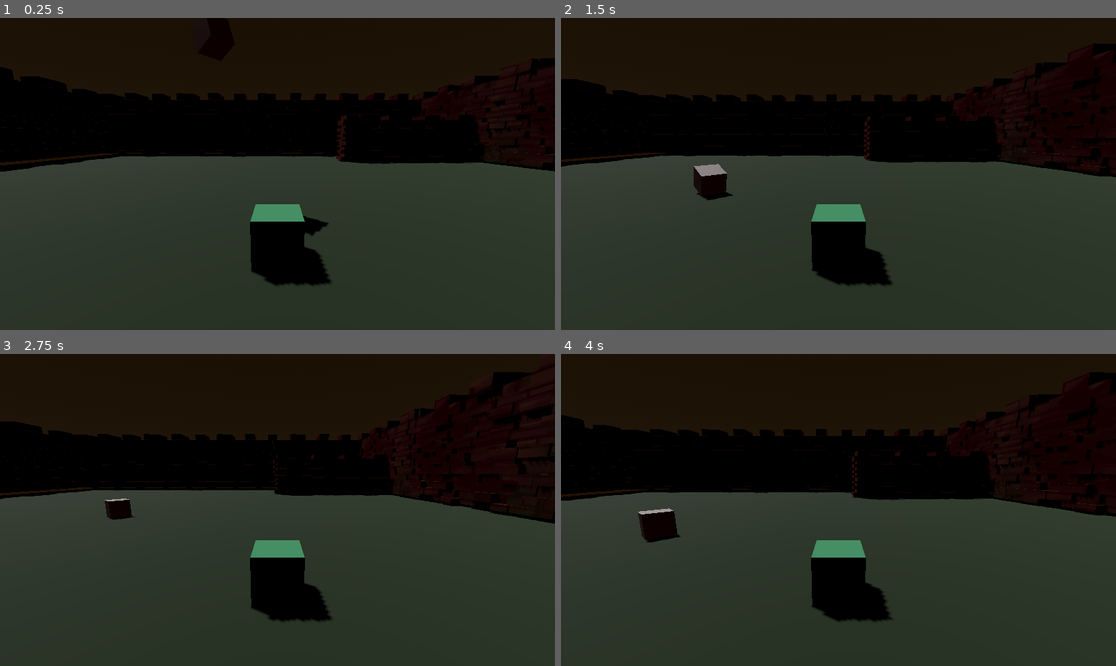
Above: before the commit, frames 1-4 (two rows, left to right).
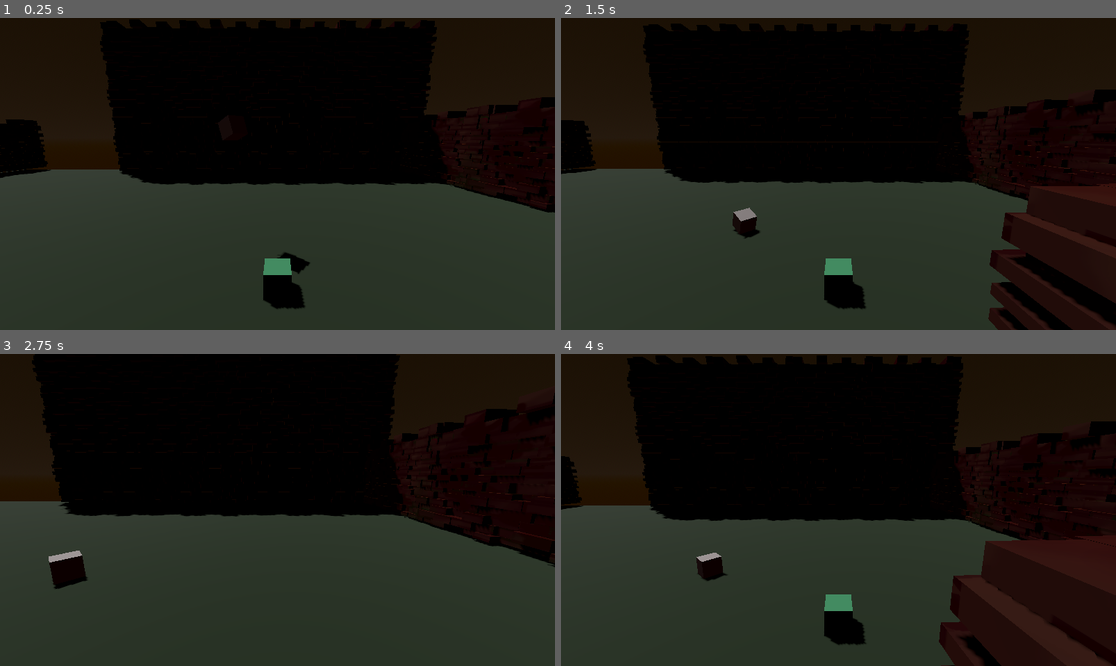
Above: after the commit, the same moments.

Repository: nyVr/godot_oop_game
Game: Godot game, scene res://scenes/main.tscn
Two runs of this game, one before a commit and one after it. Both use one fixed random seed, a clock stepped at 60 frames per second and the inputs below. The project has no main scene, so this scene is started directly.
Inputs:
- Up to frame 1 (0.25 s): no input
- Up to frame 2 (1.5 s): tap Enter (ui_accept) at 0.5, 0.77 s; hold Right (right) 0.53-1.28 s; hold Down (down) from 1.28 s (still down)
- Up to frame 3 (2.75 s): tap Enter (ui_accept) at 1.52 s; release Down (down) at 2.03 s; hold Right (right) from 2.03 s (still down)
- Up to frame 4 (4 s): release Right (right) at 2.78 s; hold Up (up) 2.78-3.53 s; tap Enter (ui_accept) at 3.02, 3.77 s; hold Left (left) from 3.53 s (still down)

The runs differ from the first frame. In frame 1, 28% of the frame differs, in the area x 0-100%, y 0-94%; in frame 2, 36%; in frame 3, 29%; in frame 4, 40%, in the area x 0-100%, y 0-100%.

Commit message:
collision camera and trees

Diff:
--- a/scenes/grass_block.tscn
+++ /dev/null
@@ -1,13 +0,0 @@
-[gd_scene load_steps=3 format=3 uid="uid://dwchq3lg4c0ma"]
-
-[sub_resource type="BoxShape3D" id="BoxShape3D_wy1td"]
-
-[sub_resource type="BoxMesh" id="BoxMesh_aoiho"]
-
-[node name="grassBlock" type="StaticBody3D"]
-
-[node name="CollisionShape3D" type="CollisionShape3D" parent="."]
-shape = SubResource("BoxShape3D_wy1td")
-
-[node name="MeshInstance3D" type="MeshInstance3D" parent="."]
-mesh = SubResource("BoxMesh_aoiho")
--- /dev/null
+++ b/scenes/intro.tscn
@@ -0,0 +1,159 @@
+[gd_scene load_steps=11 format=3 uid="uid://yv6tx3d7fj3b"]
+
+[ext_resource type="PackedScene" uid="uid://dqr54dd08lhks" path="res://scenes/joe.tscn" id="1_f85ub"]
+[ext_resource type="PackedScene" uid="uid://tgjdsvt30gt7" path="res://blender/deadTree01.dae" id="2_6yxbl"]
+
+[sub_resource type="Shader" id="Shader_jrvam"]
+code = "
+// NOTE: Shader automatically converted from Godot Engine 4.2.1.stable's ProceduralSkyMaterial.
+
+shader_type sky;
+render_mode use_debanding;
+
+uniform vec4 sky_top_color : source_color = vec4(0.385, 0.454, 0.55, 1.0);
+uniform vec4 sky_horizon_color : source_color = vec4(0.646, 0.656, 0.67, 1.0);
+uniform float sky_curve : hint_range(0, 1) = 0.15;
+uniform float sky_energy = 1.0; // In Lux.
+uniform sampler2D sky_cover : filter_linear, source_color, hint_default_black;
+uniform vec4 sky_cover_modulate : source_color = vec4(1.0, 1.0, 1.0, 1.0);
+uniform vec4 ground_bottom_color : source_color = vec4(0.2, 0.169, 0.133, 1.0);
+uniform vec4 ground_horizon_color : source_color = vec4(0.646, 0.656, 0.67, 1.0);
+uniform float ground_curve : hint_range(0, 1) = 0.02;
+uniform float ground_energy = 1.0;
+uniform float sun_angle_max = 30.0;
+uniform float sun_curve : hint_range(0, 1) = 0.15;
+
+void sky() {
+	float v_angle = acos(clamp(EYEDIR.y, -1.0, 1.0));
+	float c = (1.0 - v_angle / (PI * 0.5));
+	vec3 sky = mix(sky_horizon_color.rgb, sky_top_color.rgb, clamp(1.0 - pow(1.0 - c, 1.0 / sky_curve), 0.0, 1.0));
+	sky *= sky_energy;
+
+	if (LIGHT0_ENABLED) {
+		float sun_angle = acos(dot(LIGHT0_DIRECTION, EYEDIR));
+		if (sun_angle < LIGHT0_SIZE) {
+			sky = LIGHT0_COLOR * LIGHT0_ENERGY;
+		} else if (sun_angle < sun_angle_max) {
+			float c2 = (sun_angle - LIGHT0_SIZE) / (sun_angle_max - LIGHT0_SIZE);
+			sky = mix(LIGHT0_COLOR * LIGHT0_ENERGY, sky, clamp(1.0 - pow(1.0 - c2, 1.0 / sun_curve), 0.0, 1.0));
+		}
+	}
+
+	if (LIGHT1_ENABLED) {
+		float sun_angle = acos(dot(LIGHT1_DIRECTION, EYEDIR));
+		if (sun_angle < LIGHT1_SIZE) {
+			sky = LIGHT1_COLOR * LIGHT1_ENERGY;
+		} else if (sun_angle < sun_angle_max) {
+			float c2 = (sun_angle - LIGHT1_SIZE) / (sun_angle_max - LIGHT1_SIZE);
+			sky = mix(LIGHT1_COLOR * LIGHT1_ENERGY, sky, clamp(1.0 - pow(1.0 - c2, 1.0 / sun_curve), 0.0, 1.0));
+		}
+	}
+
+	if (LIGHT2_ENABLED) {
+		float sun_angle = acos(dot(LIGHT2_DIRECTION, EYEDIR));
+		if (sun_angle < LIGHT2_SIZE) {
+			sky = LIGHT2_COLOR * LIGHT2_ENERGY;
+		} else if (sun_angle < sun_angle_max) {
+			float c2 = (sun_angle - LIGHT2_SIZE) / (sun_angle_max - LIGHT2_SIZE);
+			sky = mix(LIGHT2_COLOR * LIGHT2_ENERGY, sky, clamp(1.0 - pow(1.0 - c2, 1.0 / sun_curve), 0.0, 1.0));
+		}
+	}
+
+	if (LIGHT3_ENABLED) {
+		float sun_angle = acos(dot(LIGHT3_DIRECTION, EYEDIR));
+		if (sun_angle < LIGHT3_SIZE) {
+			sky = LIGHT3_COLOR * LIGHT3_ENERGY;
+		} else if (sun_angle < sun_angle_max) {
+			float c2 = (sun_angle - LIGHT3_SIZE) / (sun_angle_max - LIGHT3_SIZE);
+			sky = mix(LIGHT3_COLOR * LIGHT3_ENERGY, sky, clamp(1.0 - pow(1.0 - c2, 1.0 / sun_curve), 0.0, 1.0));
+		}
+	}
+
+	vec4 sky_cover_texture = texture(sky_cover, SKY_COORDS);
+	sky += (sky_cover_texture.rgb * sky_cover_modulate.rgb) * sky_cover_texture.a * sky_cover_modulate.a * sky_energy;
+
+	c = (v_angle - (PI * 0.5)) / (PI * 0.5);
+	vec3 ground = mix(ground_horizon_color.rgb, ground_bottom_color.rgb, clamp(1.0 - pow(1.0 - c, 1.0 / ground_curve), 0.0, 1.0));
+	ground *= ground_energy;
+
+	COLOR = mix(ground, sky, step(0.0, EYEDIR.y));
+}
+"
+
+[sub_resource type="ShaderMaterial" id="ShaderMaterial_pe8x2"]
+shader = SubResource("Shader_jrvam")
+shader_parameter/sky_top_color = Color(0.109804, 0.0745098, 0.0352941, 1)
+shader_parameter/sky_horizon_color = Color(0.152941, 0.109804, 0.0705882, 1)
+shader_parameter/sky_curve = 0.15
+shader_parameter/sky_energy = 1.0
+shader_parameter/sky_cover_modulate = Color(0.0666667, 0.12549, 0.0588235, 1)
+shader_parameter/ground_bottom_color = Color(0.141176, 0.0784314, 0, 1)
+shader_parameter/ground_horizon_color = Color(0.152941, 0.109804, 0.0705882, 1)
+shader_parameter/ground_curve = 0.02
+shader_parameter/ground_energy = 1.0
+shader_parameter/sun_angle_max = 0.523599
+shader_parameter/sun_curve = 0.15
+
+[sub_resource type="Sky" id="Sky_k0e3x"]
+sky_material = SubResource("ShaderMaterial_pe8x2")
+
+[sub_resource type="Environment" id="Environment_ioybd"]
+background_mode = 2
+sky = SubResource("Sky_k0e3x")
+ambient_light_source = 3
+reflected_light_source = 2
+volumetric_fog_enabled = true
+volumetric_fog_density = 0.0
+
+[sub_resource type="BoxShape3D" id="BoxShape3D_jnj1n"]
+size = Vector3(100, 0.5, 100)
+
+[sub_resource type="StandardMaterial3D" id="StandardMaterial3D_584gs"]
+albedo_color = Color(0.305882, 0.529412, 0.290196, 1)
+
+[sub_resource type="BoxMesh" id="BoxMesh_qwi0a"]
+material = SubResource("StandardMaterial3D_584gs")
+size = Vector3(100, 0.5, 100)
+
+[sub_resource type="FogMaterial" id="FogMaterial_xas3i"]
+albedo = Color(0.243137, 0.0941176, 0.0431373, 1)
+emission = Color(0.152941, 0.0509804, 0.0117647, 1)
+
+[node name="introScene" type="Node3D"]
+
+[node name="sky" type="WorldEnvironment" parent="."]
+environment = SubResource("Environment_ioybd")
+
+[node name="floor" type="StaticBody3D" parent="."]
+
+[node name="CollisionShape3D" type="CollisionShape3D" parent="floor"]
+shape = SubResource("BoxShape3D_jnj1n")
+
+[node name="MeshInstance3D" type="MeshInstance3D" parent="floor"]
+transform = Transform3D(1, 0, 0, 0, 0.999886, -0.0150791, 0, 0.0150791, 0.999886, 0, 0, 0)
+mesh = SubResource("BoxMesh_qwi0a")
+
+[node name="joe" parent="." instance=ExtResource("1_f85ub")]
+transform = Transform3D(1, 0, 0, 0, 1, 0, 0, 0, 1, 0, 13.544, 0)
+
+[node name="trees" type="Node3D" parent="."]
+
+[node name="deadTree01" parent="trees" instance=ExtResource("2_6yxbl")]
+transform = Transform3D(9.66103, 0, 0, 0, 8.93492, 0, 0, 0, 6.23628, -8.64632, 0.250004, -10.5547)
+
+[node name="deadTree02" parent="trees" instance=ExtResource("2_6yxbl")]
+transform = Transform3D(9.66103, 0, 0, 0, 8.93492, 0, 0, 0, 6.23628, 34.9884, 0.250004, -32.5267)
+
+[node name="deadTree03" parent="trees" instance=ExtResource("2_6yxbl")]
+transform = Transform3D(9.66103, 0, 0, 0, 8.93492, 0, 0, 0, 6.23628, -8.64632, 0.250004, -37.407)
+
+[node name="deadTree04" parent="trees" instance=ExtResource("2_6yxbl")]
+transform = Transform3D(9.66103, 0, 0, 0, 8.93492, 0, 0, 0, 6.23628, -27.3084, 0.250004, -22.8482)
+
+[node name="deadTree05" parent="trees" instance=ExtResource("2_6yxbl")]
+transform = Transform3D(9.66103, 0, 0, 0, 8.93492, 0, 0, 0, 6.23628, -8.6683, 0.250004, 23.1962)
+
+[node name="FogVolume" type="FogVolume" parent="."]
+transform = Transform3D(1, 0, 0, 0, 7.50682, 0, 0, 0, 1, 5, 2, 1.185)
+size = Vector3(100, 1, 100)
+material = SubResource("FogMaterial_xas3i")
--- a/scenes/joe.tscn
+++ b/scenes/joe.tscn
@@ -20,9 +20,9 @@
 [node name="CollisionShape3D" type="CollisionShape3D" parent="."]
 shape = SubResource("BoxShape3D_16lxf")
 
-[node name="hPivot" type="Node3D" parent="."]
+[node name="tripod" type="SpringArm3D" parent="."]
+transform = Transform3D(1, 0, 0, 0, 0.984808, 0.173648, 0, -0.173648, 0.984808, 0, 4, 0)
+spring_length = 7.0
+margin = 0.2
 
-[node name="vPivot" type="Node3D" parent="hPivot"]
-
-[node name="playerCam" type="Camera3D" parent="hPivot/vPivot"]
-transform = Transform3D(1, 0, 0, 0, 0.984808, 0.173648, 0, -0.173648, 0.984808, 0, 2, 4)
+[node name="playerCam" type="Camera3D" parent="tripod"]
--- a/scenes/main.tscn
+++ b/scenes/main.tscn
@@ -118,7 +118,8 @@
 size = Vector3(50, 0.5, 50)
 
 [sub_resource type="FogMaterial" id="FogMaterial_uxno1"]
-albedo = Color(0.345098, 0.313726, 0.196078, 1)
+albedo = Color(0.243137, 0.0941176, 0.0431373, 1)
+emission = Color(0.152941, 0.0509804, 0.0117647, 1)
 
 [node name="level1" type="Node3D"]
 
@@ -126,7 +127,7 @@
 environment = SubResource("Environment_bl2h8")
 
 [node name="floor" type="StaticBody3D" parent="."]
-transform = Transform3D(1, 0, 0, 0, 1, 0, 0, 0, 1, -0.0123701, -0.259782, 0)
+transform = Transform3D(1.84057, 0, 0, 0, 1, 0, 0, 0, 1, -0.0123701, -0.259782, 0)
 metadata/_edit_group_ = true
 
 [node name="MeshInstance3D" type="MeshInstance3D" parent="floor"]
@@ -164,17 +165,14 @@
 [node name="plainWall4" parent="walls" instance=ExtResource("4_rkueh")]
 transform = Transform3D(0.653651, 0, 0, 0, 0.565216, 0, 0, 0, 1, 18.443, 0, -23.813)
 
-[node name="plainWall5" parent="walls" instance=ExtResource("4_rkueh")]
-transform = Transform3D(-0.0149392, 0, 0.666152, 0, 0.551292, 0, -0.822857, 0, -0.0283067, -25.37, 0.120051, -8.81662)
-
 [node name="plainWall6" parent="walls" instance=ExtResource("4_rkueh")]
-transform = Transform3D(-0.0149392, 0, 0.666152, 0, 0.551292, 0, -0.822857, 0, -0.0283067, -25.1467, 0.120051, 1.15443)
+transform = Transform3D(-0.0149392, 0, 0.666152, 0, 0.551292, 0, -0.822857, 0, -0.0283067, -44.2678, 0.120051, -0.68946)
 
 [node name="plainWall7" parent="walls" instance=ExtResource("4_rkueh")]
-transform = Transform3D(-0.0216651, 0, 0.671593, 0, 0.551292, 0, -1.19332, 0, -0.0285379, -24.9218, 0.120051, 11.194)
+transform = Transform3D(-0.0216651, 0, 0.671593, 0, 0.551292, 0, -1.19332, 0, -0.0285379, -44.0429, 0.120051, 11.194)
 
 [node name="plainWall8" parent="walls" instance=ExtResource("4_rkueh")]
-transform = Transform3D(-0.0149392, 0, 0.666152, 0, 0.551292, 0, -0.822857, 0, -0.0283067, -25.5959, 0.120051, -18.9074)
+transform = Transform3D(-0.0149392, 0, 0.666152, 0, 0.551292, 0, -0.822857, 0, -0.0283067, -44.717, 0.120051, -18.9074)
 
 [node name="plainWall9" parent="walls" instance=ExtResource("4_rkueh")]
 transform = Transform3D(-0.0153086, 0, 0.999728, 0, 0.565216, 0, -0.653472, 0, -0.0234202, 23.3464, 0, -5.24103)
@@ -201,7 +199,31 @@
 transform = Transform3D(0.653651, 0, 0, 0, 0.565216, 0, 0, 0, 1, 18.443, 0, 24.8723)
 
 [node name="plainWall17" parent="walls" instance=ExtResource("4_rkueh")]
-transform = Transform3D(-0.65306, 0, -0.0387183, 0, 0.319469, 0, 0.0253082, 0, -0.652746, 14.027, -0.203265, -13.8407)
+transform = Transform3D(-0.65306, 0, -0.0387183, 0, 0.319469, 0, 0.0253082, 0, -0.652746, 14.027, -0.203265, 10.1519)
+
+[node name="plainWall18" parent="walls" instance=ExtResource("4_rkueh")]
+transform = Transform3D(0.653651, 0, 0, 0, 0.565216, 0, 0, 0, 1, 6.17914, 7.25718, -23.813)
+
+[node name="plainWall19" parent="walls" instance=ExtResource("4_rkueh")]
+transform = Transform3D(0.653651, 0, 0, 0, 0.565216, 0, 0, 0, 1, -5.9392, 7.25718, -23.813)
+
+[node name="plainWall20" parent="walls" instance=ExtResource("4_rkueh")]
+transform = Transform3D(0.653651, 0, 0, 0, 0.565216, 0, 0, 0, 1, -18.1408, 7.25718, -23.813)
+
+[node name="plainWall21" parent="walls" instance=ExtResource("4_rkueh")]
+transform = Transform3D(0.653651, 0, 0, 0, 0.565216, 0, 0, 0, 1, 18.443, 7.25718, -23.813)
+
+[node name="plainWall22" parent="walls" instance=ExtResource("4_rkueh")]
+transform = Transform3D(0.653651, 0, 0, 0, 0.565216, 0, 0, 0, 1, 6.17914, 14.3347, -23.813)
+
+[node name="plainWall23" parent="walls" instance=ExtResource("4_rkueh")]
+transform = Transform3D(0.653651, 0, 0, 0, 0.565216, 0, 0, 0, 1, -5.9392, 14.3347, -23.813)
+
+[node name="plainWall24" parent="walls" instance=ExtResource("4_rkueh")]
+transform = Transform3D(0.653651, 0, 0, 0, 0.565216, 0, 0, 0, 1, -18.1408, 14.3347, -23.813)
+
+[node name="plainWall25" parent="walls" instance=ExtResource("4_rkueh")]
+transform = Transform3D(0.653651, 0, 0, 0, 0.565216, 0, 0, 0, 1, 18.443, 14.3347, -23.813)
 
 [node name="FogVolume" type="FogVolume" parent="."]
 transform = Transform3D(1, 0, 0, 0, 1, 0, 0, 0, 1, 5, 1.06673, 1.18452)
Binary file added: blender/Plane Base Color.png
Not shown, added: blender/Plane Base Color.png.import
Not shown, added: blender/deadTree01.dae
Not shown, added: blender/deadTree01.dae.import
Not shown: 3 places in scenes/main.tscn that only renumber resources
